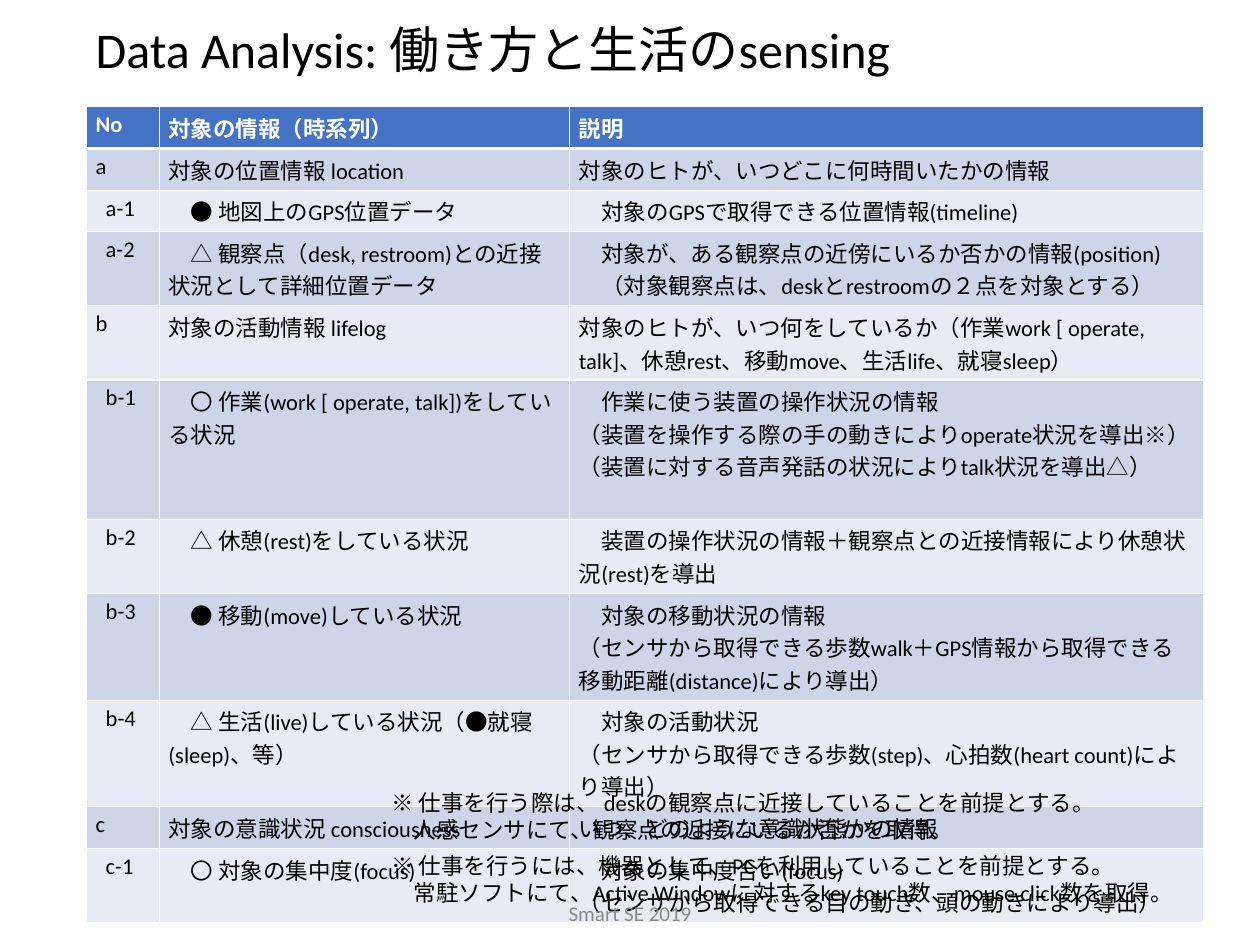
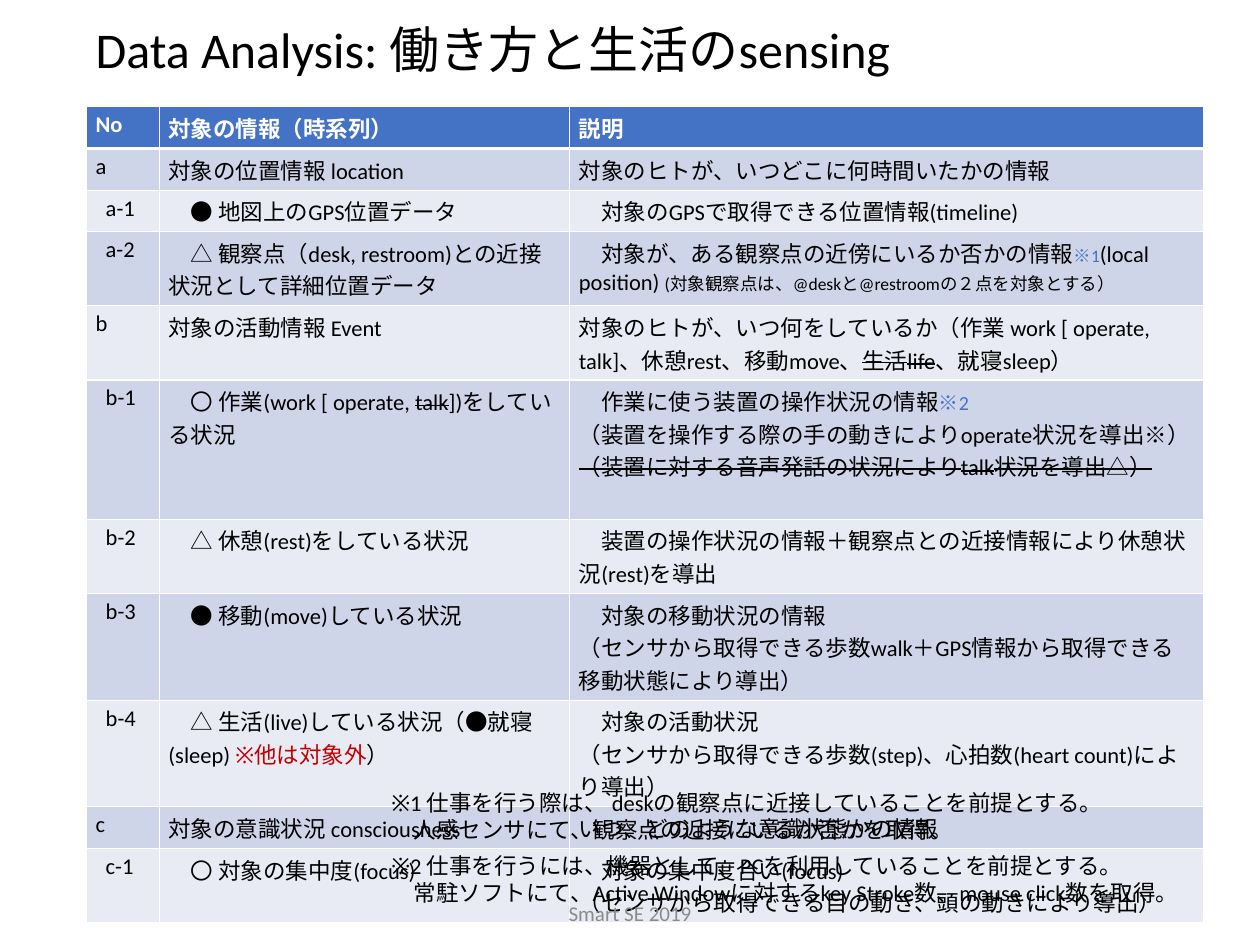
Before and after one commit to sakai-memoru/smartse19, a slide deck: slide 12 of _project_docs/SSE19_SPP.pptx (slide 9 before the commit). Drawn at 1260x945 pixels with LibreOffice and Linux fonts; fonts in the diff are those of the drawing; background and template pictures are left out. Boxes give left, top, right and bottom in pixels: in the first picture for what was removed or moved away, otherwise in the second. Text is boxed around its words. In the diff, an @@ line names an element or a change of style, - is before the commit and + after.

```diff
--- a/_project_docs/SSE19_SPP.pptx
+++ b/_project_docs/SSE19_SPP.pptx
@@ table at [86,107,1203,922] @@
-row 4, column 3: 対象が、ある観察点の近傍にいるか否かの情報(position) / （対象観察点は、deskとrestroomの２点を対象とする）
+row 4, column 3: 対象が、ある観察点の近傍にいるか否かの情報※1(local position) (対象観察点は、@deskと@restroomの２点を対象とする）
-row 5, column 2: 対象の活動情報 lifelog
+row 5, column 2: 対象の活動情報 Event
-row 5, column 3: 対象のヒトが、いつ何をしているか（作業work [ operate, talk]、休憩rest、移動move、生活life、就寝sleep）
+row 5, column 3: 対象のヒトが、いつ何をしているか（作業 work [ operate, talk]、休憩rest、移動move、生活life、就寝sleep）
-row 6, column 3: 作業に使う装置の操作状況の情報 / （装置を操作する際の手の動きによりoperate状況を導出※） / （装置に対する音声発話の状況によりtalk状況を導出△）
+row 6, column 3: 作業に使う装置の操作状況の情報※2 / （装置を操作する際の手の動きによりoperate状況を導出※） / （装置に対する音声発話の状況によりtalk状況を導出△）
-row 8, column 3: 対象の移動状況の情報 / （センサから取得できる歩数walk＋GPS情報から取得できる移動距離(distance)により導出）
+row 8, column 3: 対象の移動状況の情報 / （センサから取得できる歩数walk＋GPS情報から取得できる移動状態により導出）
-row 9, column 2: △ 生活(live)している状況（●就寝(sleep)、等）
+row 9, column 2: △ 生活(live)している状況（●就寝(sleep) ※他は対象外）
@@ strikethrough on in "talk])をしている状況" @@
@@ text at [410,789,1103,818]: text changed @@
-※ 仕事を行う際は、 deskの観察点に近接していることを前提とする。
+※1 仕事を行う際は、 deskの観察点に近接していることを前提とする。
@@ text at [410,855,1178,907]: text changed @@
-※ 仕事を行うには、機器として、PCを利用していることを前提とする。
-常駐ソフトにて、Active Windowに対するkey touch数、mouse click数を取得。
+※2 仕事を行うには、機器として、PCを利用していることを前提とする。
+常駐ソフトにて、Active Windowに対するkey Stroke数、mouse click数を取得。
@@ page number at [1143,904,1164,909]: text changed @@
-9
+12
```
Also in this commit, not shown: 5 other slides changed, 5 slides added, 1 other file.
